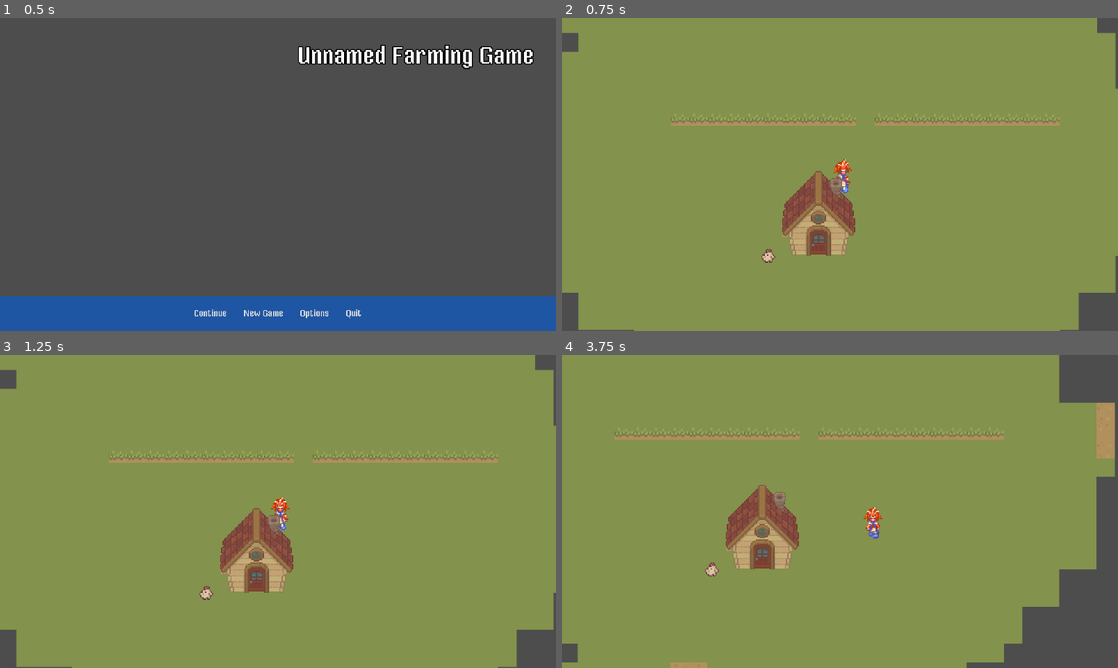
Above: before the commit, frames 1-4 (two rows, left to right).
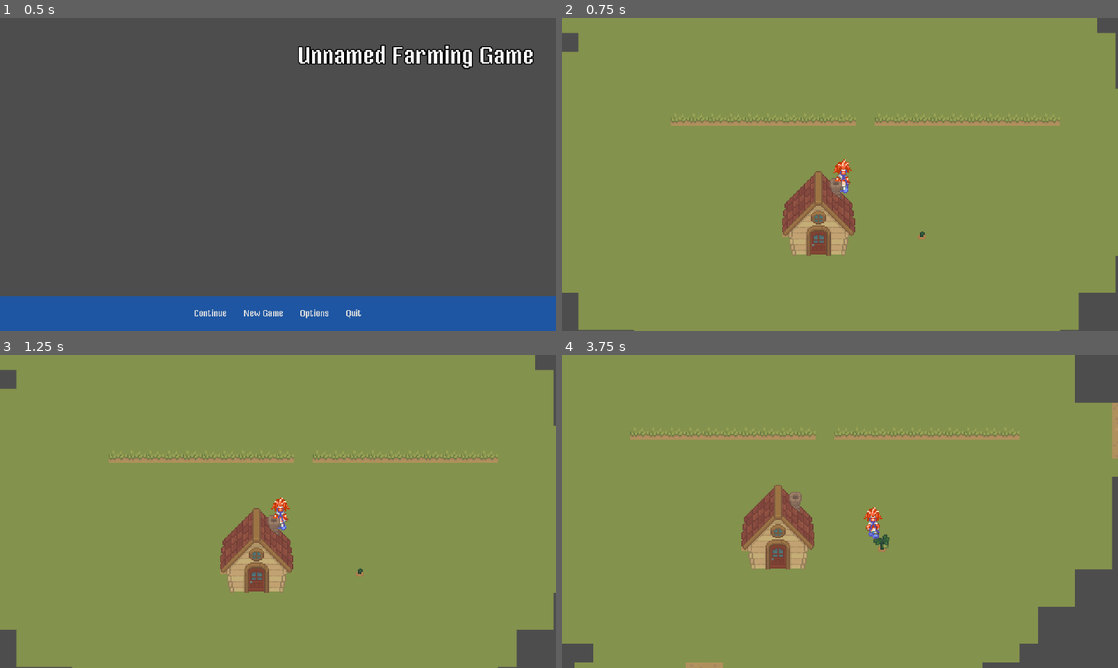
Above: after the commit, the same moments.

Repository: Adhenrique12/farming_monster
Game: Godot game, scene res://Scenes/UI/StartMenu.tscn
The game is run twice, just before and just after one commit, with the same random seed, the same clock (stepped at 60 frames per second) and the same inputs.
Inputs:
- Up to frame 1 (0.5 s): no input
- Up to frame 2 (0.75 s): click "New Game" at 0.5 s
- Up to frame 3 (1.25 s): no input
- Up to frame 4 (3.75 s): hold D (right) 1.28-2.03 s; hold S (down) 2.03-2.78 s; hold D (right) 2.78-3.53 s; hold W (up) from 3.53 s (still down)

Frame 1 is identical in both runs. In frame 2, 0.1% of the frame differs, in the area x 35-66%, y 51-79%; in frame 3, 0.1%; in frame 4, 6.7%, in the area x 0-100%, y 0-100%.

Commit message:
minor fixes

Diff:
--- a/Scenes/Level0.tscn
+++ /dev/null
@@ -1,15 +0,0 @@
-[gd_scene load_steps=4 format=3 uid="uid://s7jkft3sipnb"]
-
-[ext_resource type="PackedScene" uid="uid://bx1qranhe18py" path="res://Scenes/World.tscn" id="1_rroqr"]
-[ext_resource type="PackedScene" uid="uid://urx4rpra7c6k" path="res://Scenes/Player.tscn" id="2_rg1tl"]
-[ext_resource type="PackedScene" uid="uid://b2o4602f1k6ve" path="res://Scenes/Chicken.tscn" id="3_b3bpn"]
-
-[node name="Level 0" type="Node2D"]
-
-[node name="TileMap" parent="." instance=ExtResource("1_rroqr")]
-
-[node name="Player" parent="." instance=ExtResource("2_rg1tl")]
-position = Vector2(196, 122)
-
-[node name="Chicken" parent="." instance=ExtResource("3_b3bpn")]
-position = Vector2(132, 191)
--- a/Scenes/UI/StartMenu.tscn
+++ b/Scenes/UI/StartMenu.tscn
@@ -2,7 +2,7 @@
 
 [ext_resource type="FontFile" uid="uid://chohij3qrf2pe" path="res://Assets/fonts/Mister Pixel Regular.otf" id="1_av4kl"]
 [ext_resource type="Script" path="res://Scripts/StartMenu/StartMenu.gd" id="1_y7wki"]
-[ext_resource type="PackedScene" uid="uid://s7jkft3sipnb" path="res://Scenes/Level0.tscn" id="2_8bpvg"]
+[ext_resource type="PackedScene" uid="uid://cm1eh4nqoonkp" path="res://Scenes/Main.tscn" id="2_atemq"]
 
 [sub_resource type="LabelSettings" id="LabelSettings_fsdyd"]
 font = ExtResource("1_av4kl")
@@ -21,7 +21,7 @@
 grow_horizontal = 2
 grow_vertical = 0
 script = ExtResource("1_y7wki")
-new_game = ExtResource("2_8bpvg")
+new_game = ExtResource("2_atemq")
 
 [node name="ColorRect" type="ColorRect" parent="."]
 custom_minimum_size = Vector2i(0, 120)
--- a/Scripts/BasePlant.gd
+++ b/Scripts/BasePlant.gd
@@ -1,9 +1,12 @@
+# This Node requires a Plant: AnimatedSprite2D and a Fruit: Sprite2D
+# to be able to function
 extends Node2D
 
 @export var days_to_grow = 3
 
 var can_harvest := false
 
+# Just a regular mapping between frames 0..4 so I can name them
 const num_of_states := 5
 enum PlantState {
 	SEED,
@@ -14,7 +17,10 @@
 }
 
 @onready var plant_state = PlantState.SEED
-@onready var plant_sprite := $Plant # todo REMOVE
+@onready var plant_sprite := $Plant
+
+# The GrowthTimer fires once for every state
+# This variable calculates how long should each state last
 @onready var growth_duration = days_to_grow / num_of_states
 
 
@@ -24,7 +30,7 @@
 	if $Fruit != null:
 		$Fruit.hide()
 
-
+# What happens for each phase of the plants growth
 func _on_timer_timeout():
 		plant_sprite.frame += 1
 		if plant_sprite.frame == PlantState.FRUIT:
@@ -33,10 +39,7 @@
 			$Test.start()
 
 
+# Sets up the ready to harvest mode
 func harvest_plant():
+	plant_sprite.frame = 1
 	$Fruit.show()
-
-
-func _on_test_timeout():
-	plant_sprite.frame = 1
-	harvest_plant()
--- a/Scripts/StartMenu/StartMenu.gd
+++ b/Scripts/StartMenu/StartMenu.gd
@@ -2,6 +2,7 @@
 
 @export var new_game: PackedScene
 @export var options: PackedScene
+
 
 func _on_new_game_button_pressed():
 	get_tree().change_scene_to_packed(new_game)
Not shown: 1 places in Scenes/Crops/BasePlant.tscn that only renumber resources
